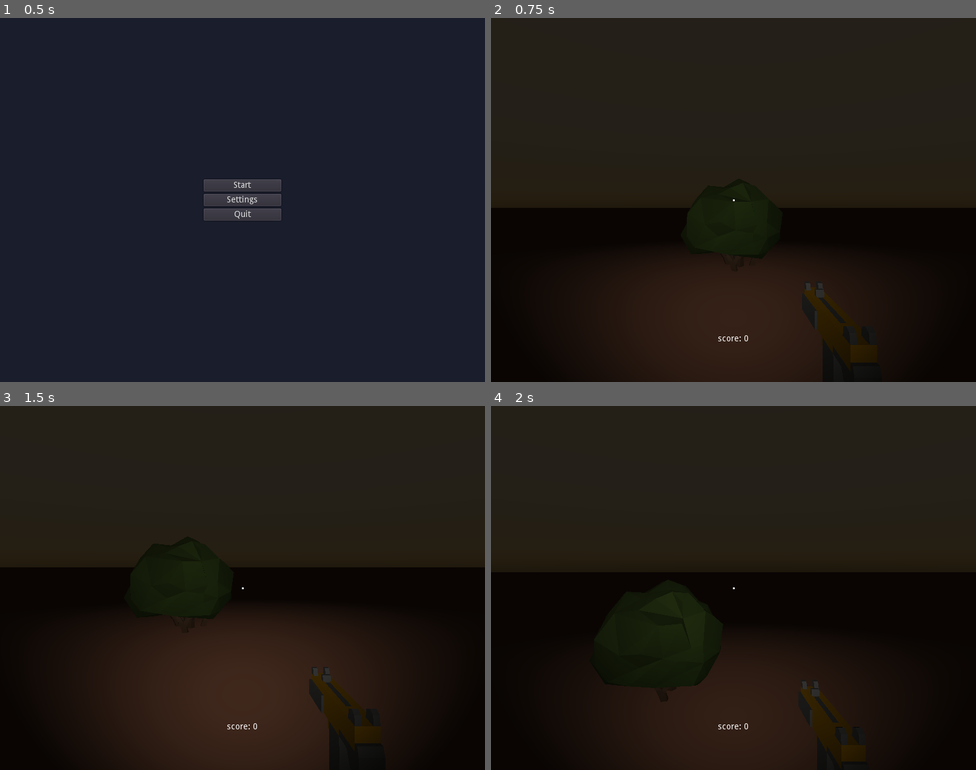
Above: before the commit, frames 1-4 (two rows, left to right).
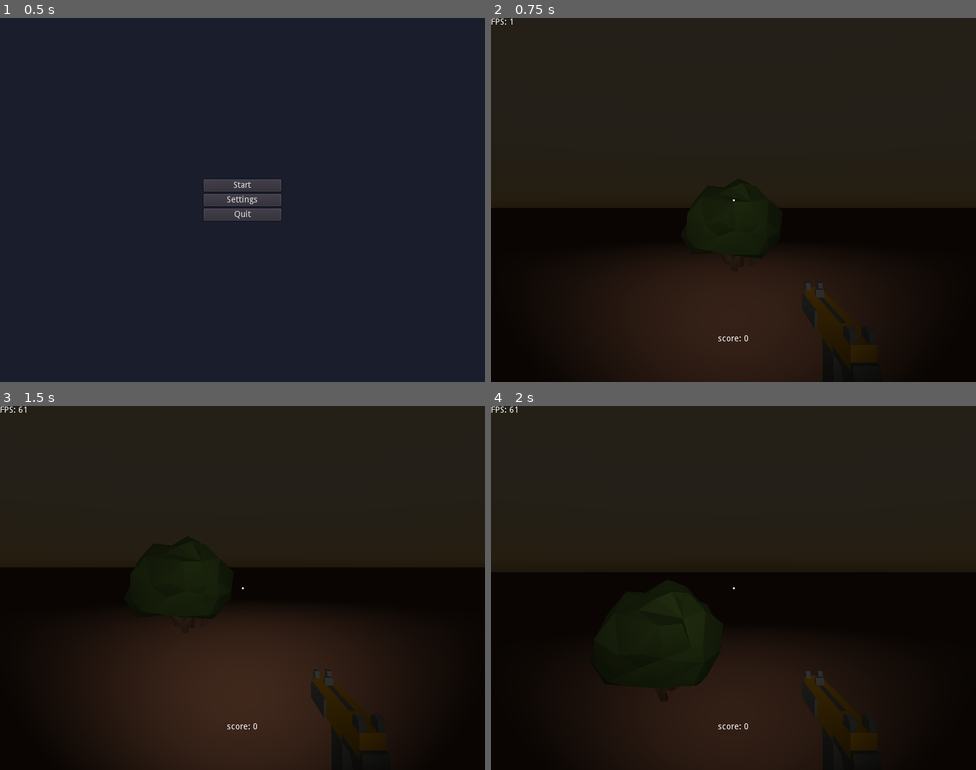
Above: after the commit, the same moments.

Repository: lilboyspirit/treegrow
Game: Godot game, scene res://scenes/main_menu.tscn
Two runs of this game, one before a commit and one after it. Both use one fixed random seed, a clock stepped at 60 frames per second and the inputs below.
Inputs (mouse positions are in pixels of both pictures, inside the frame that each line leads up to):
- Up to frame 1 (0.5 s): no input
- Up to frame 2 (0.75 s): click "Start" at 0.5 s
- Up to frame 3 (1.5 s): tap Enter at 1.25 s; move the mouse to (266, 588) at 1.27 s; hold W (move_forward) from 1.28 s (still down); tap Ctrl (crouch) at 1.35 s; click (266, 588) at 1.42 s
- Up to frame 4 (2 s): keep holding W (move_forward); tap Space (jump) at 1.52 s

Frame 1 is identical in both runs. In frame 2, less than 0.1% of the frame differs, in the area x 0-5%, y 0-2%; in frame 3, 0.3%; in frame 4, 0.4%, in the area x 0-77%, y 0-98%.
Error before the commit: Invalid get index 'high_score' (on base: 'Nil'). (res://scripts/player.gd:88)

Commit message:
gunshot sound effect

Diff:
--- a/scenes/player.tscn
+++ b/scenes/player.tscn
@@ -1,8 +1,9 @@
-[gd_scene load_steps=6 format=2]
+[gd_scene load_steps=7 format=2]
 
 [ext_resource path="res://scripts/player.gd" type="Script" id=1]
 [ext_resource path="res://assets/greyDark.material" type="Material" id=2]
 [ext_resource path="res://assets/dark.material" type="Material" id=3]
+[ext_resource path="res://assets/shot.mp3" type="AudioStream" id=4]
 
 [sub_resource type="ArrayMesh" id=2]
 surfaces/0 = {
@@ -93,15 +94,16 @@
 unique_name_in_owner = true
 transform = Transform( 1, 0, 0, 0, 1, 0, 0, 0, 1, 0, 3, 0 )
 
+[node name="SpotLight" type="SpotLight" parent="ViewportContainer/viewport/camera"]
+spot_range = 20.0
+
+[node name="uziLong" type="MeshInstance" parent="ViewportContainer/viewport/camera"]
+transform = Transform( 1, 0, 0, 0, 1, 0, 0, 0, 1, 0.279667, -0.613314, -0.757495 )
+mesh = SubResource( 2 )
+skeleton = NodePath("../../../../head")
+
 [node name="head" type="Spatial" parent="."]
 transform = Transform( 1, 0, 0, 0, 1, 0, 0, 0, 1, 0, 3, 0 )
-
-[node name="uziLong" type="MeshInstance" parent="head"]
-transform = Transform( 1, 0, 0, 0, 1, 0, 0, 0, 1, 0.279667, -0.613314, -0.757495 )
-mesh = SubResource( 2 )
-
-[node name="SpotLight" type="SpotLight" parent="head"]
-spot_range = 20.0
 
 [node name="RayCast" type="RayCast" parent="head"]
 unique_name_in_owner = true
@@ -111,6 +113,9 @@
 [node name="CollisionShape" type="CollisionShape" parent="."]
 transform = Transform( 1, 0, 0, 0, -4.37114e-08, -1, 0, 1, -4.37114e-08, 0, 2, 0 )
 shape = SubResource( 1 )
+
+[node name="gunshot_sound" type="AudioStreamPlayer" parent="."]
+stream = ExtResource( 4 )
 
 [node name="score" type="Label" parent="."]
 anchor_left = 0.5
@@ -135,3 +140,8 @@
 margin_right = 1.5
 margin_bottom = 1.5
 mouse_filter = 2
+
+[node name="fps" type="Label" parent="."]
+margin_right = 40.0
+margin_bottom = 14.0
+text = "FPS: "
--- a/scripts/player.gd
+++ b/scripts/player.gd
@@ -7,6 +7,7 @@
 onready var camera = $"%camera"
 onready var head = $"head"
 onready var ray : RayCast = $"%RayCast"
+onready var gunshot_sound : AudioStreamPlayer = $"gunshot_sound"
 
 export var camera_acceleration := 40.0
 export var rotation_factor := 0.005
@@ -63,6 +64,8 @@
 				collider.queue_free()
 				score += 1
 				$score.text = "Score: " + str(score)
+				gunshot_sound.pitch_scale = rand_range(0.90, 1.10) # Slight pitch variation
+				gunshot_sound.play()
 
 
 func on_back():
@@ -85,7 +88,8 @@
 	if data is GDScriptFunctionState:
 		yield(data, "completed")
 
-	high_score = data["high_score"]
+	if data:
+		high_score = data["high_score"]
 
 
 func _physics_process(delta):
@@ -119,6 +123,7 @@
 
 
 func _process(delta):
+	$fps.set_text("FPS: " + str(Engine.get_frames_per_second()))
 	if Engine.get_frames_per_second() > Engine.get_iterations_per_second():
 		camera.global_transform.origin = camera.global_transform.origin.linear_interpolate(
 			head.global_transform.origin, delta * camera_acceleration
Not shown, added: assets/shot.mp3.import
Not shown, added: assets/shot.mp3
